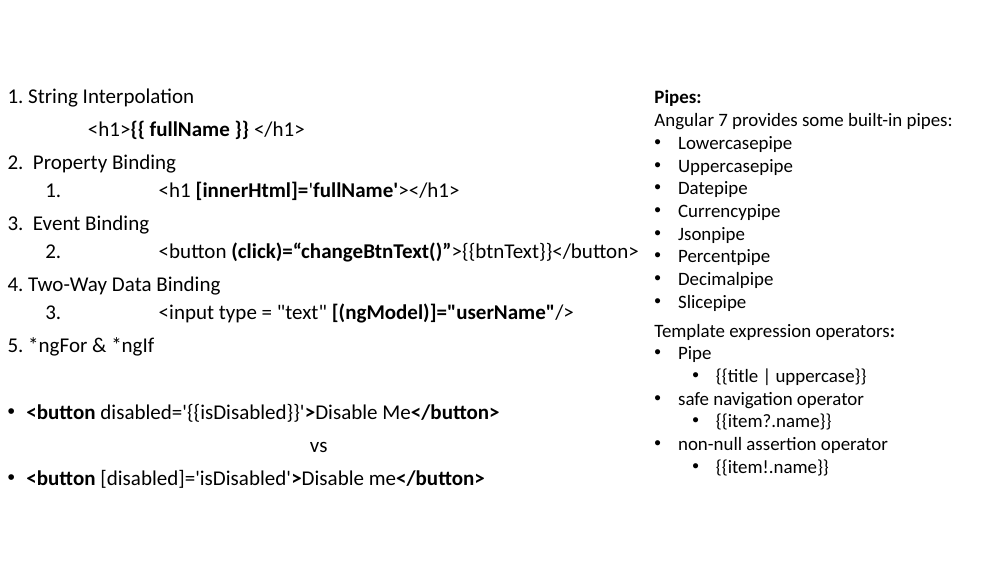
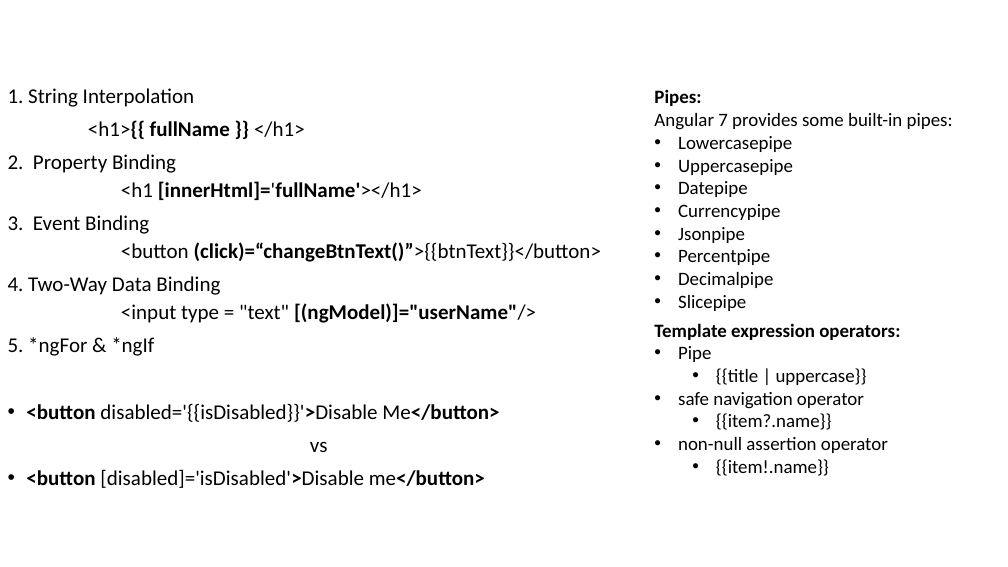
Before and after one commit to pradeepn/training, a slide deck: slide 17 of demo-ng/training-materials/Telliant - Web-Angular-Typescript.pptx. Drawn at 1008x567 pixels with LibreOffice and Linux fonts; fonts in the diff are those of the drawing; background and template pictures are left out. Boxes give left, top, right and bottom in pixels: in the first picture for what was removed or moved away, otherwise in the second. Text is boxed around its words. In the diff, an @@ line names an element or a change of style, - is before the commit and + after.

```diff
--- a/demo-ng/training-materials/Telliant - Web-Angular-Typescript.pptx
+++ b/demo-ng/training-materials/Telliant - Web-Angular-Typescript.pptx
@@ text at bbox=[121, 181, 601, 323]: bullet 1. to none @@
@@ text at bbox=[654, 323, 900, 340]: bold on in "Template expression operators:" @@
```
Also in this commit, not shown: 3 slides added, 2 slides removed, 25 other files.
